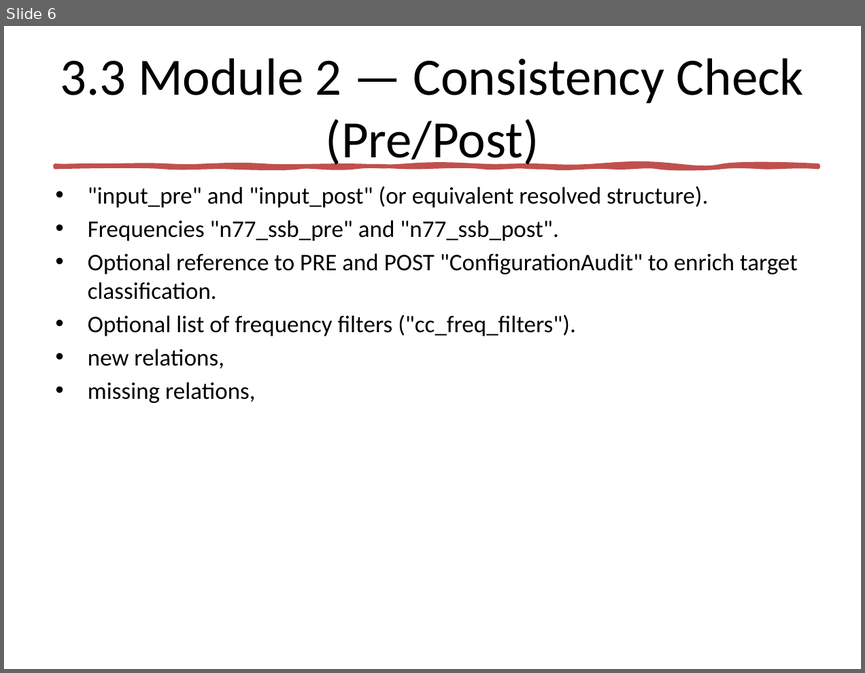
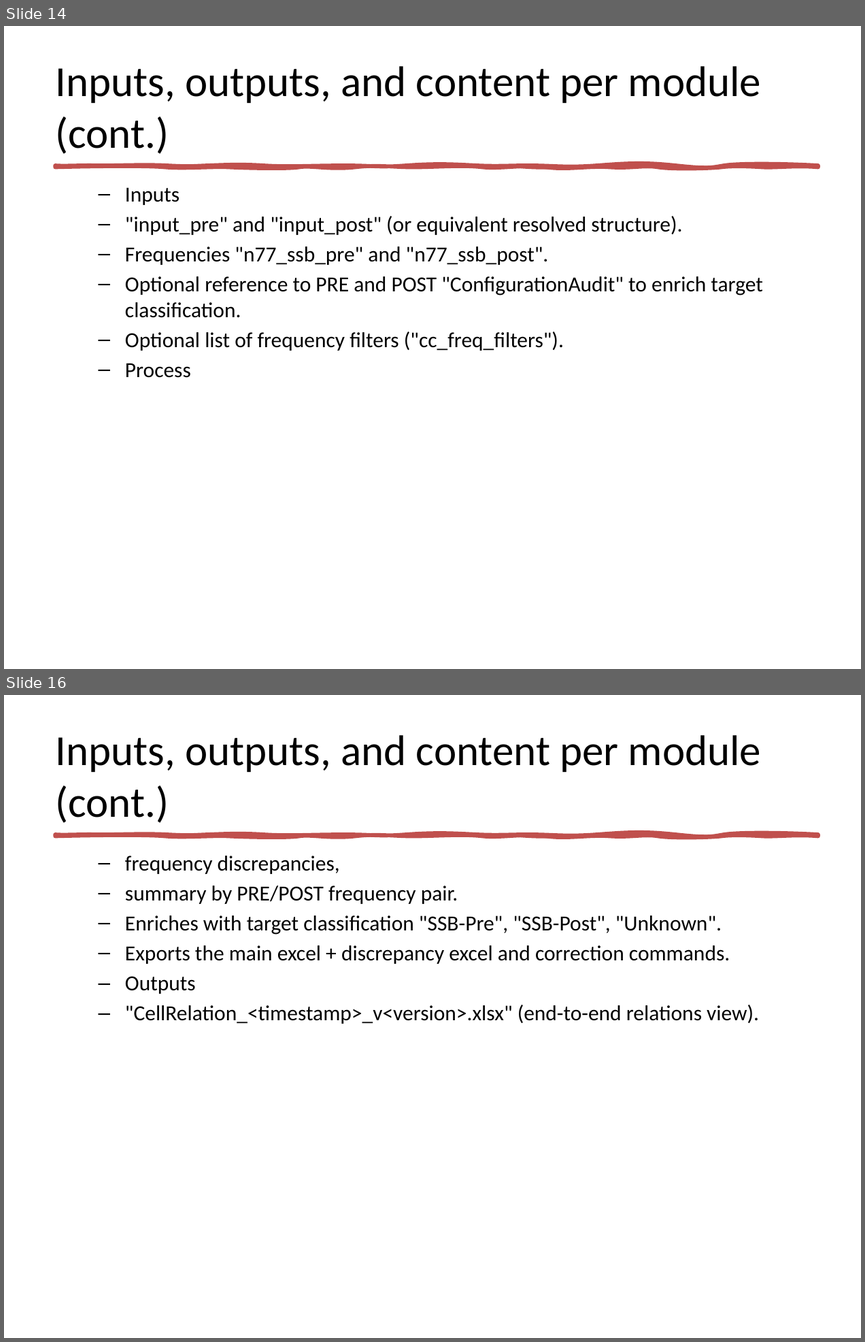
Before and after one commit to jaimetur/SSB_RetuningAutomations, a slide deck: help/SSB-Retuning-Automations-User-Guide-v0.7.1.pptx. Shown one above the other, each under a label of ours: slide 6 before the commit, slides 14 and 16 after it; the slides between them are not shown. The pictures are 865x673 and 865x1342 pixels, drawn with LibreOffice and Linux fonts; fonts in the diff are those of the drawing. Boxes give left, top, right and bottom in pixels: in the first picture for what was removed or moved away, otherwise in the second. Text is boxed around its words. In the diff, an @@ line names an element or a change of style, - is before the commit and + after.

```diff
--- a/help/SSB-Retuning-Automations-User-Guide-v0.7.1.pptx
+++ b/help/SSB-Retuning-Automations-User-Guide-v0.7.1.pptx
@@ slide 16 added at (4,695,861,1338), background #FFFFFF; not listed: 1 template element that a slide beside it also shows @@
@@ title added at (56,735,761,823), 36 pt, text #000000 @@
+Inputs, outputs, and content per module (cont.)
@@ text added at (125,855,759,1023), 18 pt, text #000000 @@
+  – frequency discrepancies,
+  – summary by PRE/POST frequency pair.
+  – Enriches with target classification "SSB-Pre", "SSB-Post", "Unknown".
+  – Exports the main excel + discrepancy excel and correction commands.
+  – Outputs
+  – "CellRelation_<timestamp>_v<version>.xlsx" (end-to-end relations view).
@@ what was slide 6 is now slide 14 @@
@@ slide 14 changed as well @@
@@ title at (56,66,761,154): text changed; size 44 to 36 pt @@
-3.3 Module 2 — Consistency Check (Pre/Post)
+Inputs, outputs, and content per module (cont.)
@@ text at (125,187,179,205): paragraph added @@
+  – Inputs
@@ text at (125,216,762,350): size 20 to 18 pt; bullet • to –; list level 1 to 2 in ""input_pre" and "input_post" (or equivalent ..."; list level 1 to 2 in "Frequencies "n77_ssb_pre" and "n77_ssb_post"."; list level 1 to 2 in "Optional reference to PRE and ..."; list level 1 to 2 in "Optional list of frequency filters ..." @@
@@ text at (125,363,191,378): text changed; size 20 to 18 pt @@
-• new relations,
-• missing relations,
+  – Process
```
Also in this commit, not shown: 6 other slides changed, 33 other slides added, 1 slide removed, 5 other files.
